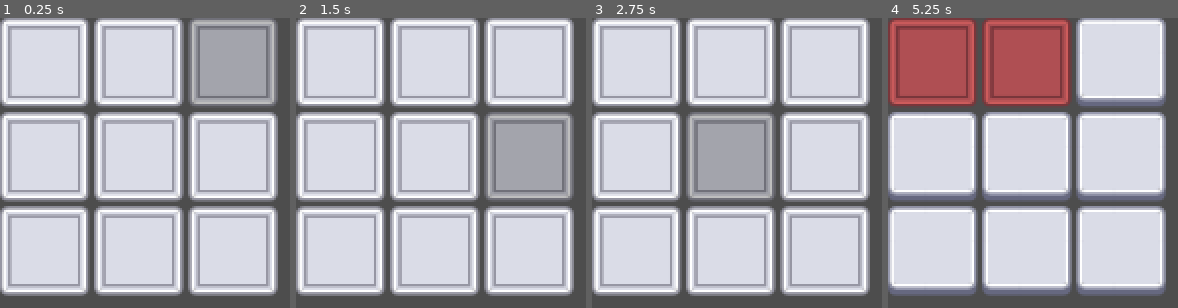
Above: before the commit, frames 1-4 (left to right).
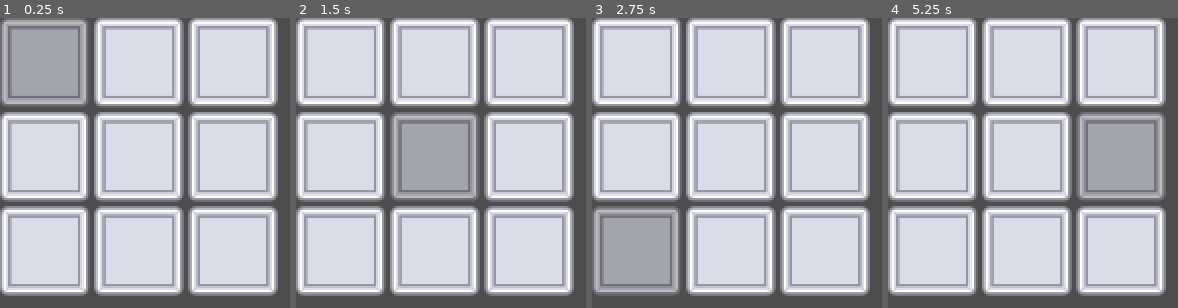
Above: after the commit, the same moments.

Repository: Han2-Ro/gmtk25
Game: Godot game, scene res://main.tscn
Two runs of this game, one before a commit and one after it. Both use one fixed random seed, a clock stepped at 60 frames per second and the inputs below.
Inputs (mouse positions are in pixels of both pictures, inside the frame that each line leads up to):
- Up to frame 1 (0.25 s): no input
- Up to frame 2 (1.5 s): tap Enter at 0.5 s; move the mouse to (outside the picture) at 0.52 s; move the mouse to (outside the picture) at 1.27 s
- Up to frame 3 (2.75 s): move the mouse to (outside the picture) at 2.02 s
- Up to frame 4 (5.25 s): tap Space at 2.75 s; move the mouse to (outside the picture) at 2.77 s; tap Enter at 3.5 s; move the mouse to (outside the picture) at 3.52 s; click (931, 61) at 4.27 s; click (1027, 61) at 5.02 s

The runs differ from the first frame. In frame 1, 19% of the frame differs, in the area x 0-96%, y 0-31%; in frame 2, 18%; in frame 3, 18%; in frame 4, 40%, in the area x 0-96%, y 0-96%.

Commit message:
refactor: create sequene button abstraction

Diff:
--- a/show_sequence/grid_container.gd
+++ b/show_sequence/grid_container.gd
@@ -1,30 +1,29 @@
 extends GridContainer
+class_name SequenceController
 
-func flash_sequence(sequence: Array[int]):
-	for button in buttons:
-		button.disabled = true
-	for selected in sequence:
-		var selected_button: TextureButton = buttons[selected]
-		var original_modulate = selected_button.modulate
-		selected_button.modulate = Color.GRAY
-		await get_tree().create_timer(.8).timeout
-		selected_button.release_focus()
-		selected_button.modulate = original_modulate
-		await get_tree().create_timer(.2).timeout
-	for button in buttons:
-		button.disabled = false
+signal sequence_flash_start
+signal flash_button(SequenceButton)
+signal sequence_flash_end
+signal pressed_correct(SequenceButton)
+signal pressed_wrong(SequenceButton)
+signal step_completed
 
-var buttons: Array[TextureButton]
+func flash_sequence(sequence: Array[SequenceButton]):
+	sequence_flash_start.emit()
+	for step in sequence:
+		flash_button.emit(step)
+		await step.flash()
+	sequence_flash_end.emit()
 
-var level_sequence: Array[int]
-var user_presses = []
+var buttons: Array[SequenceButton]
+
+var level_sequence: Array[SequenceButton]
+var user_presses: Array[SequenceButton] = []
 
 func generate_sequence(length: int):
-	var max_index = len(buttons) - 1
-	var sequence: Array[int] = []
+	var sequence: Array[SequenceButton] = []
 	for i in range(length):
-		var next = randi_range(0, max_index)
-		sequence.append(next)
+		sequence.append(buttons.pick_random())
 	return sequence
 
 func _ready() -> void:
@@ -33,29 +32,25 @@
 	# this way we get almost compile time type checking
 	for button in get_children():
 		buttons.append(button)
+		button._controller_ready(self)
 
-	for button_index in range(len(buttons)):
-		var button: BaseButton = buttons[button_index]
-		button.connect("pressed", _on_button_pressed.bind(button_index))
+		# TODO: do not use index but actual tile
+		button.pressed.connect(_on_button_pressed.bind(button))
 
-	level_sequence = generate_sequence(4)
+	level_sequence = generate_sequence(9)
 	flash_sequence(level_sequence)
 
 
-func _on_button_pressed(index: int) -> void:
+func _on_button_pressed(pressed_button: SequenceButton) -> void:
 	var current_step = len(user_presses)
-	var expected_index = level_sequence[current_step]
-	var pressed_button = buttons[index]
-	if (expected_index == index):
-		for button in buttons:
-			button.disabled = false
-			button.modulate = Color.WHITE
-		user_presses.append(index)
-		pressed_button.modulate = Color.GREEN_YELLOW
-		await get_tree().create_timer(.8).timeout
-		pressed_button.modulate = Color.WHITE
+	var expected_button = level_sequence[current_step]
+	var is_correct = expected_button == pressed_button
+	if is_correct:
+		user_presses.append(pressed_button)
+		pressed_correct.emit(pressed_button)
+		await pressed_button.this_pressed_correct()
+		step_completed.emit()
 	else:
-		# TODO: disable wrong button until next step
-		pressed_button.modulate = Color.INDIAN_RED
-		pressed_button.disabled = true
-		print("WRONG! Should have been button", expected_index)
+		print("WRONG! Should have been button", expected_button)
+		pressed_wrong.emit(pressed_button)
+		await pressed_button.this_pressed_wrong()
--- /dev/null
+++ b/show_sequence/sequence_button.gd
@@ -0,0 +1,37 @@
+extends TextureButton
+class_name SequenceButton
+
+@onready var initial_modulate = self.modulate
+
+func _controller_ready(controller: SequenceController):
+	controller.sequence_flash_start.connect(on_sequence_flash_start)
+	controller.sequence_flash_end.connect(_reset)
+	controller.step_completed.connect(on_step_completed)
+	controller.pressed_correct.connect(_on_pressed_correct_button)
+
+func on_sequence_flash_start():
+	self.disabled = true
+
+func _on_pressed_correct_button(_btn):
+	self._reset()
+
+func flash():
+	self.modulate = Color.GRAY
+	await get_tree().create_timer(.8).timeout
+	self.modulate = initial_modulate
+	await get_tree().create_timer(.2).timeout
+
+func _reset():
+	self.disabled = false
+	self.modulate = initial_modulate
+
+func this_pressed_correct():
+	self.modulate = Color.GREEN_YELLOW
+	await get_tree().create_timer(.8).timeout
+
+func this_pressed_wrong():
+	self.modulate = Color.INDIAN_RED
+	self.disabled = true
+
+func on_step_completed():
+	self._reset()
--- a/show_sequence/sequence_button.tscn
+++ b/show_sequence/sequence_button.tscn
@@ -1,9 +1,10 @@
-[gd_scene load_steps=5 format=3 uid="uid://c46sl5awk5amp"]
+[gd_scene load_steps=6 format=3 uid="uid://c46sl5awk5amp"]
 
 [ext_resource type="Texture2D" uid="uid://c885nu1qleavw" path="res://show_sequence/button_normal.svg" id="1_muv3v"]
 [ext_resource type="Texture2D" uid="uid://5cj370iafqhv" path="res://show_sequence/button_pressed.svg" id="2_muv3v"]
 [ext_resource type="Texture2D" uid="uid://b33ljuxwipmd3" path="res://show_sequence/button_hovered.svg" id="3_ybjfs"]
 [ext_resource type="Texture2D" uid="uid://7ubsmfy3daw5" path="res://show_sequence/button_disabled.svg" id="4_4ictj"]
+[ext_resource type="Script" uid="uid://bjtuick148rba" path="res://show_sequence/sequence_button.gd" id="5_ybjfs"]
 
 [node name="Button" type="TextureButton"]
 texture_normal = ExtResource("1_muv3v")
@@ -11,3 +12,4 @@
 texture_hover = ExtResource("3_ybjfs")
 texture_disabled = ExtResource("4_4ictj")
 stretch_mode = 3
+script = ExtResource("5_ybjfs")
Not shown, added: show_sequence/sequence_button.gd.uid
